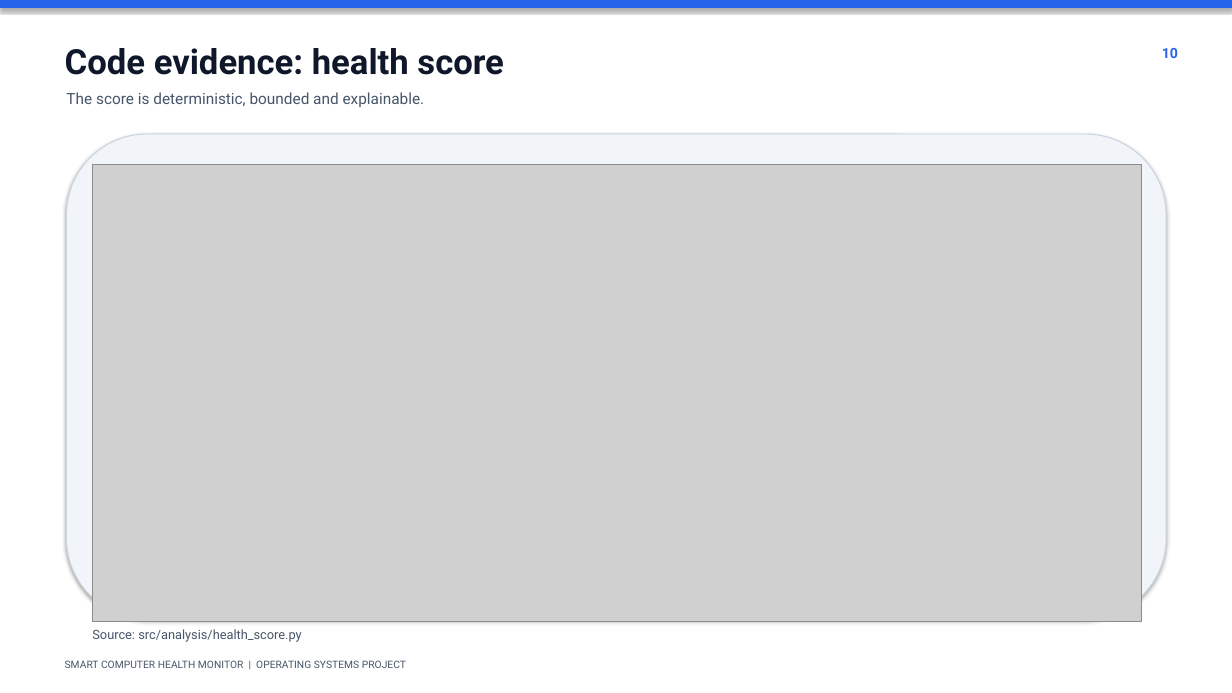
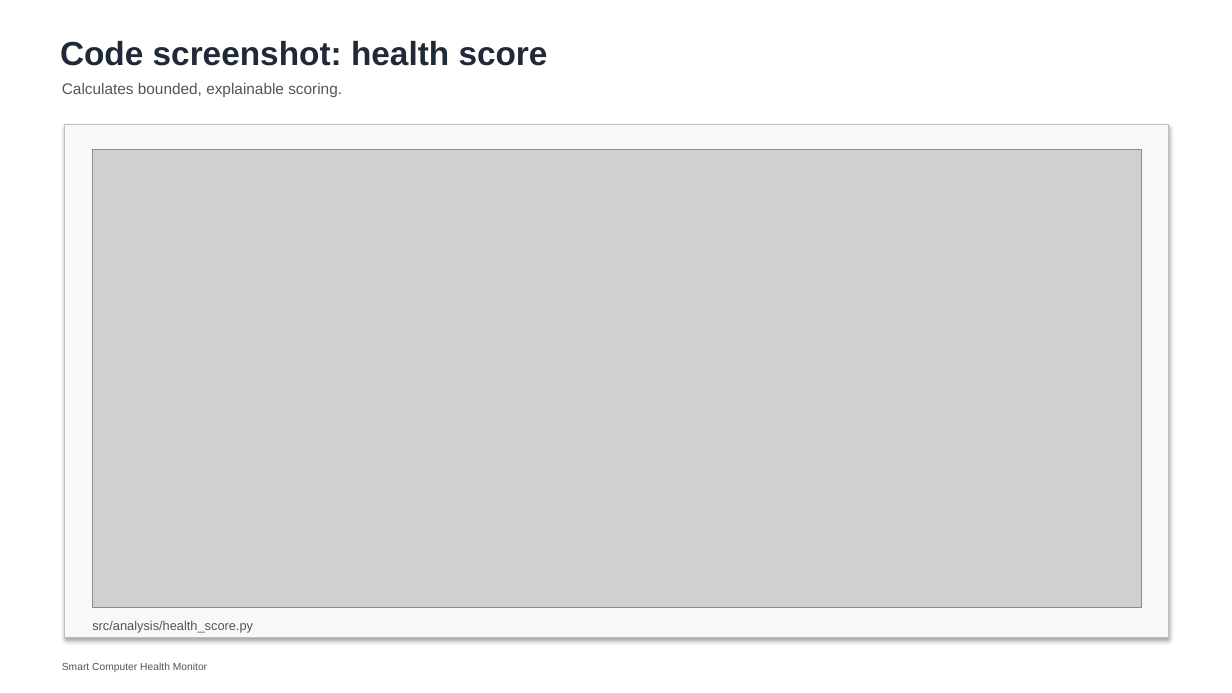
Before and after one commit to doomsday-the/Smart-Computer-Health-Monitor, a slide deck: slide 17 of Smart_Computer_Health_Monitor.pptx (slide 10 before the commit). Drawn at 1232x693 pixels with LibreOffice and Linux fonts; fonts in the diff are those of the drawing; grey boxes stand for pictures. Boxes give left, top, right and bottom in pixels: in the first picture for what was removed or moved away, otherwise in the second. Text is boxed around its words. In the diff, an @@ line names an element or a change of style, - is before the commit and + after.

Commit message:
docs: expand barebones project presentation
Add comprehensive technical sections and six code screenshot slides.

```diff
--- a/Smart_Computer_Health_Monitor.pptx
+++ b/Smart_Computer_Health_Monitor.pptx
@@ rectangle removed at <box>0,0,1232,7</box> @@
@@ text at <box>60,41,548,66</box>: text changed; size 27 to 26 pt; font Roboto to Arial; text colour #0F172A to #1F2937 @@
-Code evidence: health score
+Code screenshot: health score
@@ text removed at <box>1162,48,1178,58</box> @@
-10
@@ text at <box>62,83,342,97</box>: text changed; font Roboto to Arial; text colour #475569 to #555555 @@
-The score is deterministic, bounded and explainable.
+Calculates bounded, explainable scoring.
@@ rectangle added at <box>65,125,1169,638</box>, fill #F8F8F8, outline #BEBEBE 0.75 pt @@
@@ rounded rectangle removed at <box>67,134,1166,619</box> @@
@@ picture: place and size @@
-picture at <box>92,165,1141,622</box>
+picture at <box>92,150,1141,607</box>
@@ text at <box>92,620,253,632</box>: text changed; font Roboto to Arial; text colour #475569 to #555555 @@
-Source: src/analysis/health_score.py
+src/analysis/health_score.py
@@ text at <box>62,663,207,672</box>: text changed; font Roboto to Arial; text colour #475569 to #555555 @@
-SMART COMPUTER HEALTH MONITOR | OPERATING SYSTEMS PROJECT
+Smart Computer Health Monitor
```
Also in this commit, not shown: 3 other slides changed, 19 slides added, 8 slides removed, 6 other files.
